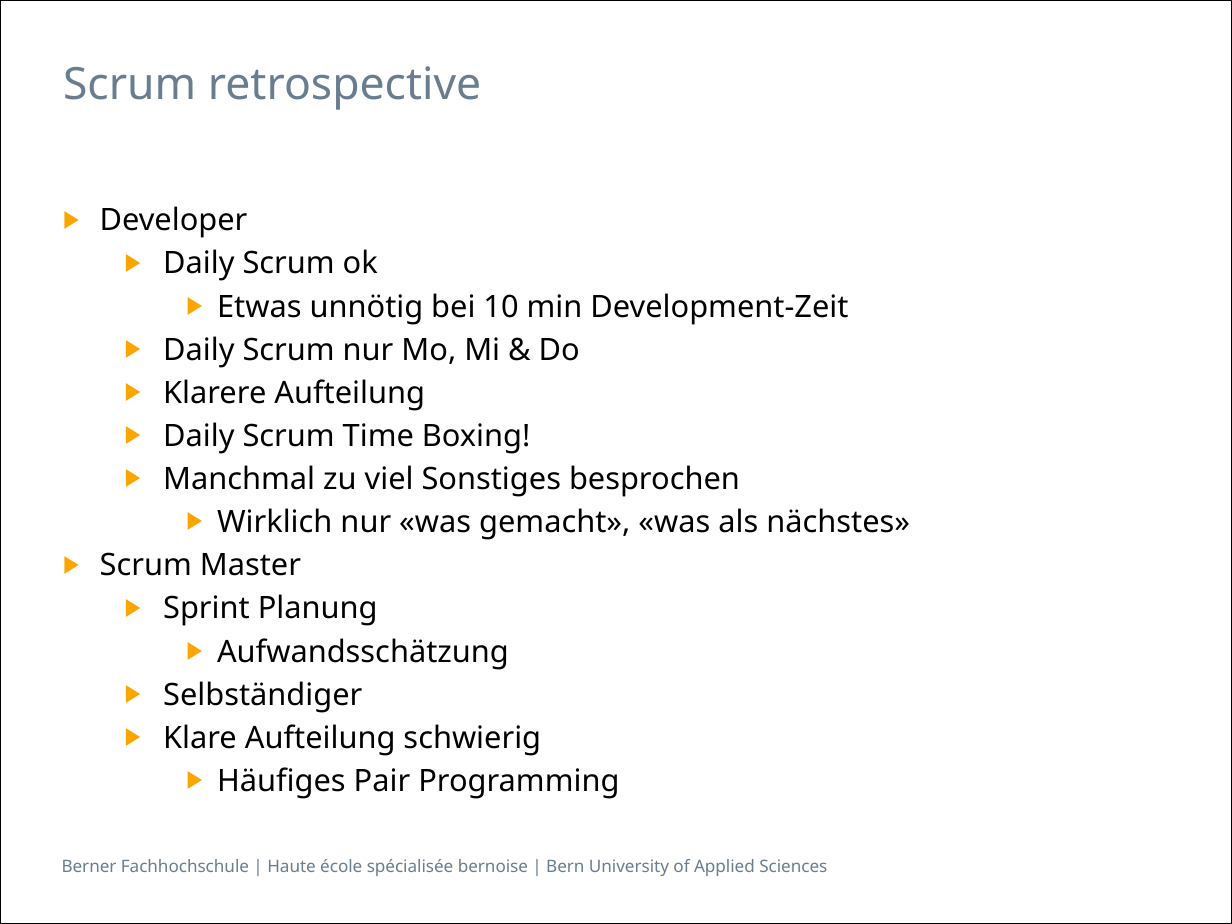
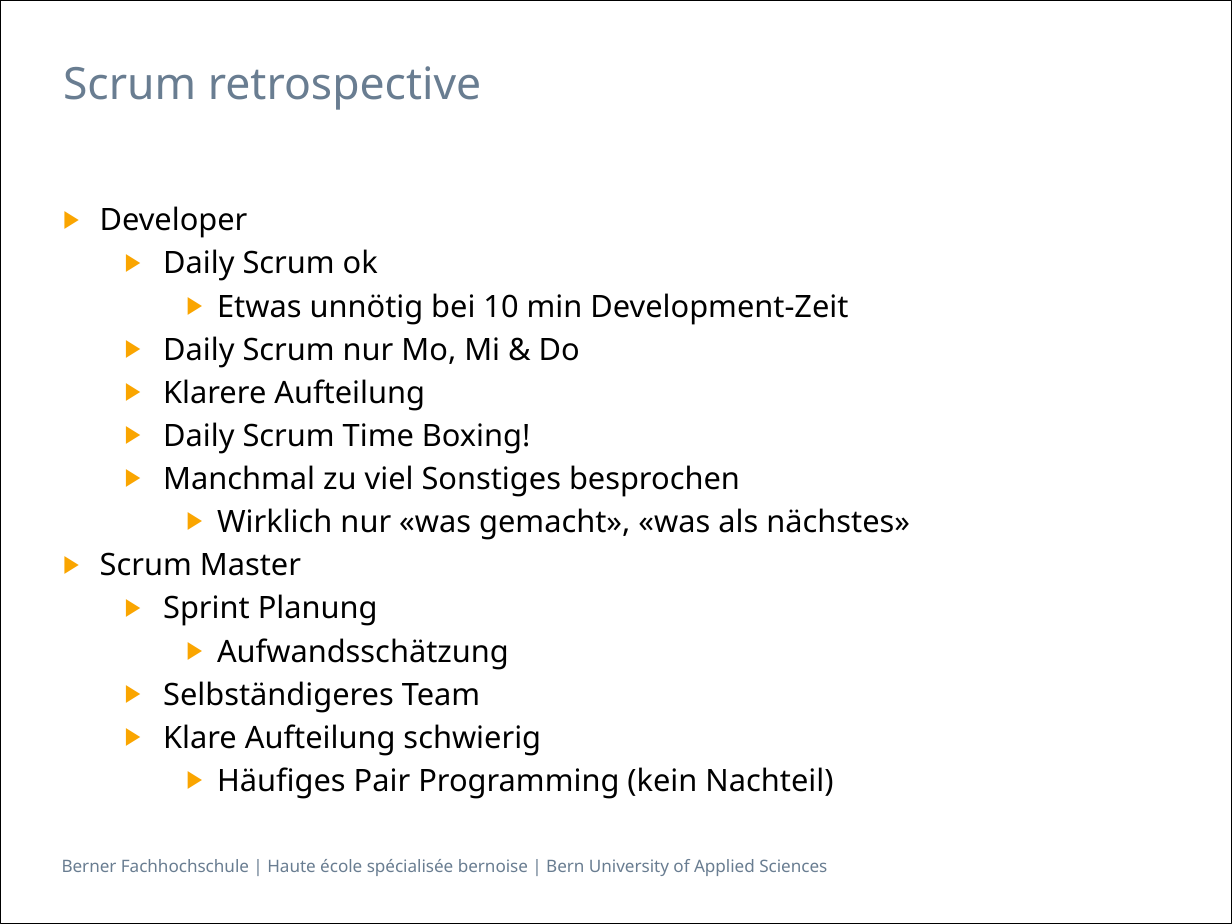
Before and after one commit to isels1/ch.bfh.btx8081.w2015.blue, a slide deck: slide 15 of doc/task14/Task14.pptx. Drawn at 1232x924 pixels with LibreOffice and Linux fonts; fonts in the diff are those of the drawing. Boxes give left, top, right and bottom in pixels: in the first picture for what was removed or moved away, otherwise in the second. Text is boxed around its words. In the diff, an @@ line names an element or a change of style, - is before the commit and + after.

```diff
--- a/doc/task14/Task14.pptx
+++ b/doc/task14/Task14.pptx
@@ text at (163, 681, 480, 713): text changed @@
-  ▶ Selbständiger
+  ▶ Selbständigeres Team
@@ text at (217, 767, 833, 799): text changed @@
-    ▶ Häufiges Pair Programming
+    ▶ Häufiges Pair Programming (kein Nachteil)
```
Also in this commit, not shown: 4 other slides changed, 1 other file.
